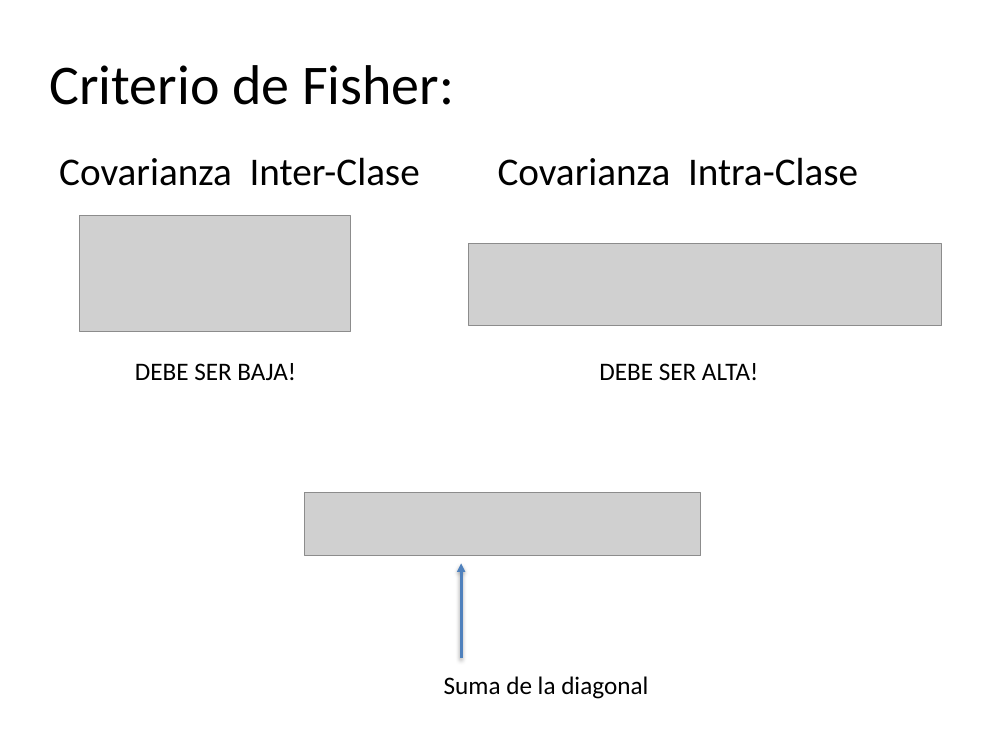
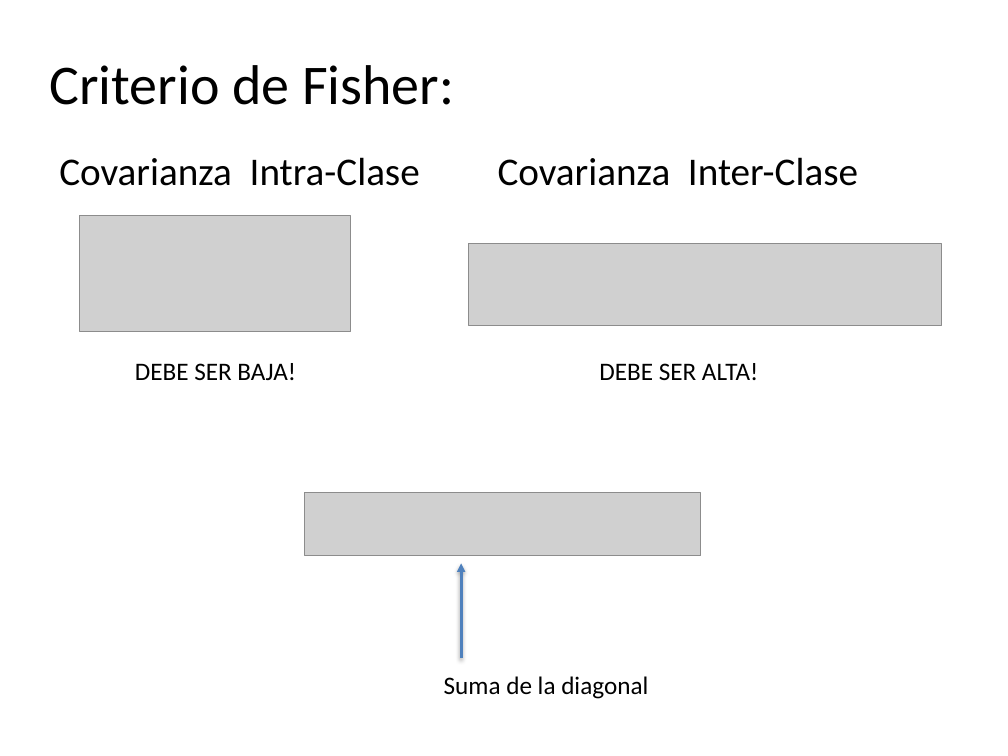
Before and after one commit to domingomery/patrones, a slide deck: slide 15 of clases/Cap03_Seleccion_de_Caracteristicas/presentations/PAT03_Fisher_Covarianzas.pptx (slide 14 before the commit). Drawn at 1008x756 pixels with LibreOffice and Linux fonts; fonts in the diff are those of the drawing; grey boxes stand for pictures. Boxes give left, top, right and bottom in pixels: in the first picture for what was removed or moved away, otherwise in the second. Text is boxed around its words. In the diff, an @@ line names an element or a change of style, - is before the commit and + after.

```diff
--- a/clases/Cap03_Seleccion_de_Caracteristicas/presentations/PAT03_Fisher_Covarianzas.pptx
+++ b/clases/Cap03_Seleccion_de_Caracteristicas/presentations/PAT03_Fisher_Covarianzas.pptx
@@ text at [59, 157, 420, 186]: text changed @@
-Covarianza Inter-Clase
+Covarianza Intra-Clase
@@ text at [498, 157, 858, 186]: text changed @@
-Covarianza Intra-Clase
+Covarianza Inter-Clase
```
Also in this commit, not shown: 5 other slides changed, 1 slide added, 1 other file.
